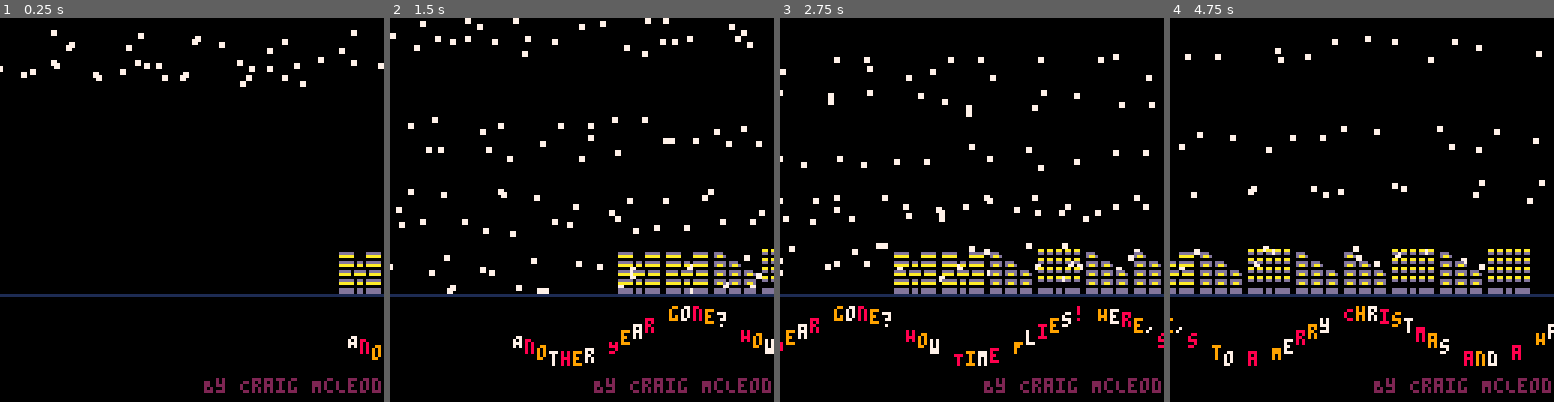
Above: before the commit, frames 1-4 (left to right).
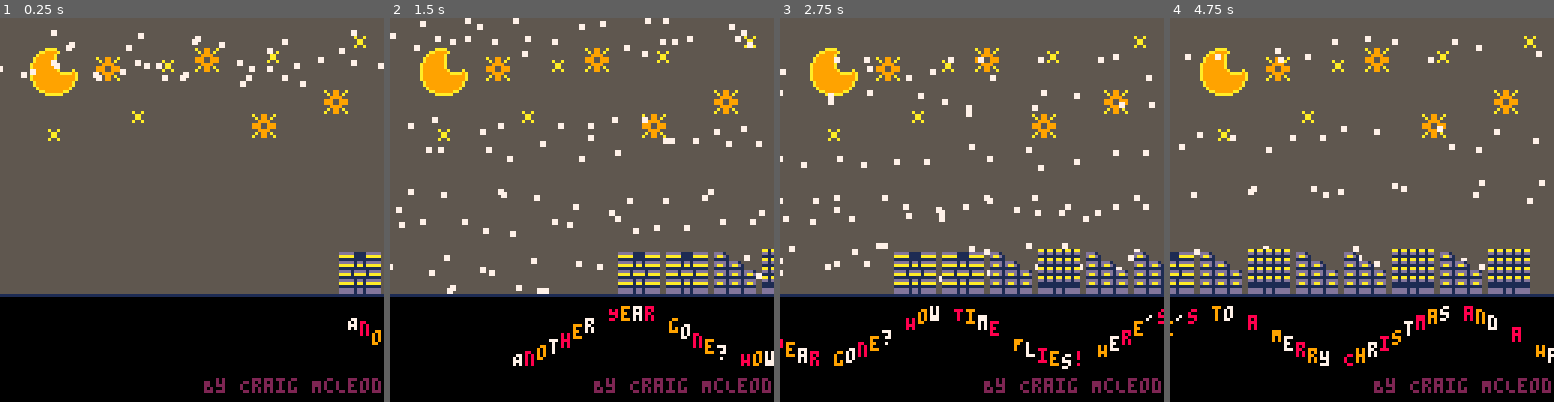
Above: after the commit, the same moments.

Repository: camcleod99/p8xmas
Game: PICO-8 cartridge src.p8
Same seed, same stepped clock (60 frames per second), same inputs: the game is played once before the commit and once after it.
Inputs:
- Up to frame 1 (0.25 s): no input
- Up to frame 2 (1.5 s): no input
- Up to frame 3 (2.75 s): no input
- Up to frame 4 (4.75 s): no input

The runs differ from the first frame. In frame 1, 71% of the frame differs, in the area x 0-100%, y 0-90%; in frame 2, 70%; in frame 3, 69%; in frame 4, 69%.

Commit message:
20211122@461 - Ready to ship

Diff:
--- a/inc/main.lua
+++ b/inc/main.lua
@@ -5,6 +5,7 @@
     initSnow()
     initHouse()
     initMessage()
+    initMusic()
     addMessage(
         "Another Year gone? How Time Flies! Here's to a Merry Christmas and a Happy New Year from Silly Dice!",
         1,{7,8,9},128,104,8)
--- a/inc/message.lua
+++ b/inc/message.lua
@@ -5,7 +5,7 @@
 function initMessage()
     messagetable = {}
     messagefrm = 0
-    messagetime = time()
+    -- messagetime = time()
 end
 
 function addMessage(input_text,inputspeed,inputcolors,input_x,input_y,inputarc)
@@ -27,6 +27,7 @@
 end
 
 function updateMessage()
+    messagetime = time()
     for m in all(messagetable) do
         m.time += m.speed
         if (m.base_x + m.last_x - m.time) < 0 then
@@ -41,7 +42,7 @@
         for t = 1, #m.text, 1 do
             letter = sub(m.text, t, t)
             lettertime = messagetime - (0.1 * t)
-            print(letter, (m.base_x + t*4) - m.time , (m.coord_y + sin(lettertime*0.5)*m.arc), m.colors[colorindex])
+            print(letter, (m.base_x + t*4) - m.time , m.coord_y + sin(lettertime*0.5)*(m.arc), m.colors[colorindex])
             if letter != " " then
                 colorindex += 1 -- next colour
                 if #m.colors < colorindex then
--- /dev/null
+++ b/inc/music.lua
@@ -0,0 +1,3 @@
+function initMusic()
+    music(0)
+end
--- a/inc/snow.lua
+++ b/inc/snow.lua
@@ -3,7 +3,6 @@
 -- V2
 
 --  init method.
---  addSnow Function is needed multiple times, therefore it is called once in the
 function  initSnow()
     flaketable={}
     liveline=0
@@ -13,6 +12,7 @@
     snowfrmrate=30
     snowfrmrates={3,6,9,12,15,18,21,24,27,30}
     snowfallrate=1
+    bgcolor=2
     addSnow()
 end
 
@@ -70,8 +70,31 @@
 end
 
 function drawSnow()
-    line(0, liveline, 128, liveline, 0)
+    -- Line
     line(0, deadline, 128, deadline, 1)
+
+    -- Background
+    rectfill(0,0,128,deadline-1,5)
+
+    -- Moon
+    spr(8,10,10)
+    spr(9,18,10)
+    spr(24,10,18)
+    spr(25,18,18)
+
+    -- Big Stars
+    spr(1,65,10)
+    spr(1,32,13)
+    spr(1,108,24)
+    spr(1,84,32)
+
+    -- Small Stars
+    spr(16,52,12)
+    spr(16,14,35)
+    spr(16,116,4)
+    spr(16,87,9)
+    spr(16,42,29)
+
     for f in all(flaketable) do
         f:draw()
     end
--- a/src.p8
+++ b/src.p8
@@ -6,25 +6,26 @@
 #include ./inc/snow.lua
 #include ./inc/house.lua
 #include ./inc/message.lua
+#include ./inc/music.lua
 #include ./inc/debug.lua
 
 __gfx__
-0000000070077007000000000000000000000000000000000000000000000000000000000000000000000000000000000000000000000000bbbbbbbb00000000
-0000000007077070000000000000000000000000000000000aa0aa0aa0aa0aa0000000000000000000000000000000000000000000000000bbbbbbbb00000000
-00000000007777000ddddd0000ddddd00ddd0000000000000dd0dd0dd0dd0dd000aaaaaaaaaaaa0000aaaaaaaaaaaa0000aaaaaaaaaaaa00bbbbbbbb00000000
-00077000777007770aaaaa0000aaaaa00daad00000000000000000000000000000aaaaaaaaaaaa0000aaaaaaaaaaaa0000aaaaaaaaaaaa00bbbbbbbb00000000
-0007700077700777000000000000000000000000000000000aa0aa0aa0aa0aa000aaaaaaaaaaaa0000aaaaaaaaaaaa0000aaaaaaaaaaaa00bbbbbbbb00000000
-00000000007777000ddddd0dd0ddddd00dddd0ddd00000000dd0dd0dd0dd0dd000aaaaaaaaaaaa0000aaaaaaaaaaaa0000aaaaaaaaaaaa00bbbbbbbb00000000
-00000000070770700aaaaa0aa0aaaaa00daad0daad000000000000000000000000aaaaaaaaaaaa0000aaaaaaaaaaaa0000aaaaaaaaaaaa00bbbbbbbb00000000
-0000000070077007000000000000000000000000000000000aa0aa0aa0aa0aa000aaaaaaaaaaaa0000aaaaaaaaaaaa0000aaaaaaaaaaaa00bbbbbbbb00000000
-00000000000000000dddd0dddd0dddd00dddd0dddd0ddd000dd0dd0dd0dd0dd000aaaaaaaaaaaa0000aaaaaaaaaaaa0000aaaaaaaaaaaa000000000000000000
-00000000000000000aaaa0aaaa0aaaa00daad0daad0daad0000000000000000000aaaaaaaaaaaa0000aaaaaaaaaaaa0000aaaaaaaaaaaa000000000000000000
-0000000000000000000000000000000000000000000000000aa0aa0aa0aa0aa000aaaaaaaaaaaa0000aaaaaaaaaaaa0000aaaaaaaaaaaa000000000000000000
-00000000000000000ddddd0dd0ddddd00dddd0dddd0dddd00dd0dd0dd0dd0dd000aaaaaaaaaaaa0000aaaaaaaaaaaa0000aaaaaaaaaaaa000000000000000000
-00000000000000000aaaaa0aa0aaaaa00daad0daad0daad0000000000000000000aaaaaaaaaaaa0000aaaaaaaaaaaa0000aaaaaaaaaaaa000000000000000000
-000000000000000000000000000000000000000000000000000000000000000000aaaaaaaaaaaa0000aaaaaaaaaaaa0000aaaaaaaaaaaa000000000000000000
-00000000000000000ddddd0dd0ddddd00dddd0dddd0dddd00ddddd0dd0ddddd000aaaaaaaaaaaa0000aaaaaaaaaaaa0000aaaaaaaaaaaa000000000000000000
-00000000000000000ddddd0dd0ddddd00dddd0dddd0dddd00ddddd0dd0ddddd000aaaaaaaaaaaa0000aaaaaaaaaaaa0000aaaaaaaaaaaa000000000000000000
+00000000a009900a00000000000000000000000000000000000000000000000000000aaaa0000000000000000000000000000000000000000000000000000000
+000000000a0990a0000000000000000000000000000000000aa1aa1aa1aa1aa0000aa9999a000000000000000000000000000000000000000000000000000000
+00000000009999000ddddd1111ddddd00ddd1000000000000dd1dd1dd1dd1dd000a99999a0000000000000000000000000000000000000000000000000000000
+00077000999009990aaaaa1111aaaaa00daad1000000000001111111111111100a999999a0000000000000000000000000000000000000000000000000000000
+0007700099900999011111111111111001111100000000000aa1aa1aa1aa1aa00a999999a0000000000000000000000000000000000000000000000000000000
+00000000009999000ddddd1dd1ddddd00dddd1ddd10000000dd1dd1dd1dd1dd0a9999999a0000000000000000000000000000000000000000000000000000000
+000000000a0990a00aaaaa1aa1aaaaa00daad1daad1000000111111111111110a9999999a0000000000000000000000000000000000000000000000000000000
+00000000a009900a011111111111111001111111111000000aa1aa1aa1aa1aa0a99999999a0000a0000000000000000000000000000000000000000000000000
+00000000000000000dddd1dddd1dddd00dddd1dddd1ddd100dd1dd1dd1dd1dd0a999999999aaaa9a000000000000000000000000000000000000000000000000
+00000000000000000aaaa1aaaa1aaaa00daad1daad1daad00111111111111110a99999999999999a000000000000000000000000000000000000000000000000
+00a00a0000000000011111111111111001111111111111100aa1aa1aa1aa1aa0a99999999999999a000000000000000000000000000000000000000000000000
+000aa000000000000ddddd1dd1ddddd00dddd1dddd1dddd00dd1dd1dd1dd1dd00a999999999999a0000000000000000000000000000000000000000000000000
+000aa000000000000aaaaa1aa1aaaaa00daad1daad1daad001111111111111100a999999999999a0000000000000000000000000000000000000000000000000
+00a00a000000000001111111111111100111111111111110011111111111111000a9999999999a00000000000000000000000000000000000000000000000000
+00000000000000000ddddd1dd1ddddd00dddd1dddd1dddd00ddddd1dd1ddddd0000aa999999aa000000000000000000000000000000000000000000000000000
+00000000000000000ddddd1dd1ddddd00dddd1dddd1dddd00ddddd1dd1ddddd000000aaaaaa00000000000000000000000000000000000000000000000000000
 __map__
 0203040506070000000000000000010000000000000000000000000000000000000000000000000000000000000000000000000000000000000000000000000000000000000000000000000000000000000000000000000000000000000000000000000000000000000000000000000000000000000000000000000000000000
 1213141516170000000000000000000000000000000000000000000000000000000000000000000000000000000000000000000000000000000000000000000000000000000000000000000000000000000000000000000000000000000000000000000000000000000000000000000000000000000000000000000000000000
Not shown, changed: the music (__music__) section of src.p8
Not shown, changed: the sound effects (__sfx__) section of src.p8
Not shown, added: .gitignore
Not shown, changed: README.md
